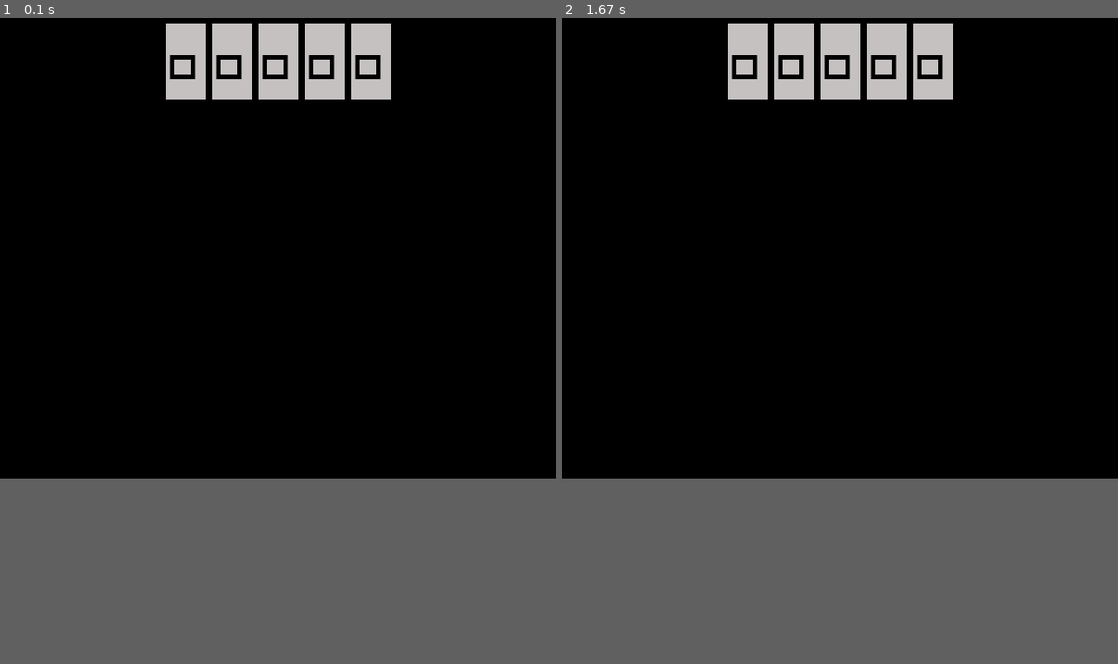
Above: before the commit, frames 1-2 (left to right).
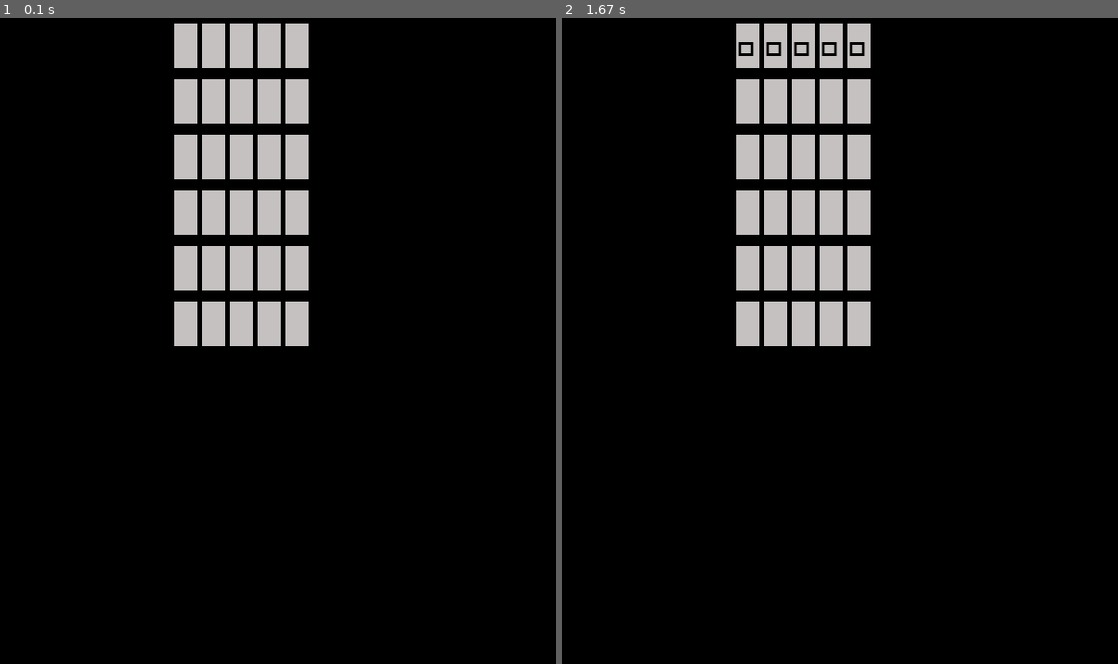
Above: after the commit, the same moments.

Repository: walerij/wordle_pygame
Game: pygame game, started from main.py
Two runs of this game, one before a commit and one after it. Both use one fixed random seed, a clock stepped at 60 frames per second and the inputs below.
Inputs:
- Up to frame 1 (0.1 s): no input
- Up to frame 2 (1.67 s): tap Space at 0.33 s
In our replay, the window is 600x600 before the commit and 600x800 after it. These sizes can differ from the game's own. Grey fills any space a smaller window leaves; there, only what the larger window draws over its background counts as a difference.

The runs differ from the first frame. In frame 1, 9.0% of the frame differs, in the area x 29-71%, y 0-51%; in frame 2, 9.1%.

Commit message:
итерация 4 создание матрицы игры

Diff:
--- a/main.py
+++ b/main.py
@@ -3,9 +3,9 @@
 
 pygame.init()
 
-W, H = 600, 600
+W, H = 600, 800
 
-sym_w, sym_h = 50,50
+sym_w, sym_h = 30,60
 
 sc = pygame.display.set_mode((W,H) )
 pygame.display.set_caption("Wordle")
@@ -19,7 +19,11 @@
 s1 = None
 # Sym("ш", W/2,H/4 )
 
-#50 50
+from matrix import Matrix
+
+matrix = Matrix()
+
+
 
 while True:
     for event in pygame.event.get():
@@ -30,14 +34,34 @@
 
 
     sc.fill((0,0,0))
-    pos = 0
-    for i in curr_game.quest:
+    pos_w = 0
+    pos_h = 0
+    for i in range(6):
+        for j in range(5):
+            s1 = Sym(matrix.text_matr[i][j], W / 3 + pos_w, H / 6+pos_h )
+            sc.blit(s1.text, s1.rect)
+            pos_w += sym_w
+        pos_h += sym_h
+        pos_w = 0
+
+
+    """"
+        for i in curr_game.quest:
         s1 = Sym(i, W/3+pos,H/4 )
         sc.blit(s1.text, s1.rect)
         pos += sym_w
+
+    """
+
     #print(s1.rect.width, s1.rect.height)
 
     pressed = pygame.key.get_pressed()
+    if pressed[pygame.K_SPACE]:
+        s = []
+        for i in curr_game.quest:
+            s.append(i)
+        matrix.text_matr[0] = s
+
 
 
     pygame.display.update()
--- /dev/null
+++ b/matrix.py
@@ -0,0 +1,13 @@
+from sym import Sym
+
+class Matrix():
+    def __init__(self):
+        self.x = 6 #попытки
+        self.y = 5 #буквы
+        self.text_matr = []
+        self.color_matr = []
+        self.i=0
+        while self.i < self.x:
+            self.text_matr.append([" "," "," "," "," "])
+            self.color_matr.append(["default", "default", "default", "default", "default"])
+            self.i=self.i+1
--- a/sym.py
+++ b/sym.py
@@ -6,7 +6,7 @@
         self.wrong_color = ((0,0,0),(166, 28, 28))
         self.textcolor =self.default_color[0]
         self.bgcolor = self.default_color[1]
-        self.font = pygame.font.SysFont("courier", 72)
+        self.font = pygame.font.SysFont("courier", 42)
         self.text = self.font.render(text, True,  self.textcolor, self.bgcolor)
         self.rect = self.text.get_rect(center=(x, y))
 
Not shown, changed: README.md
